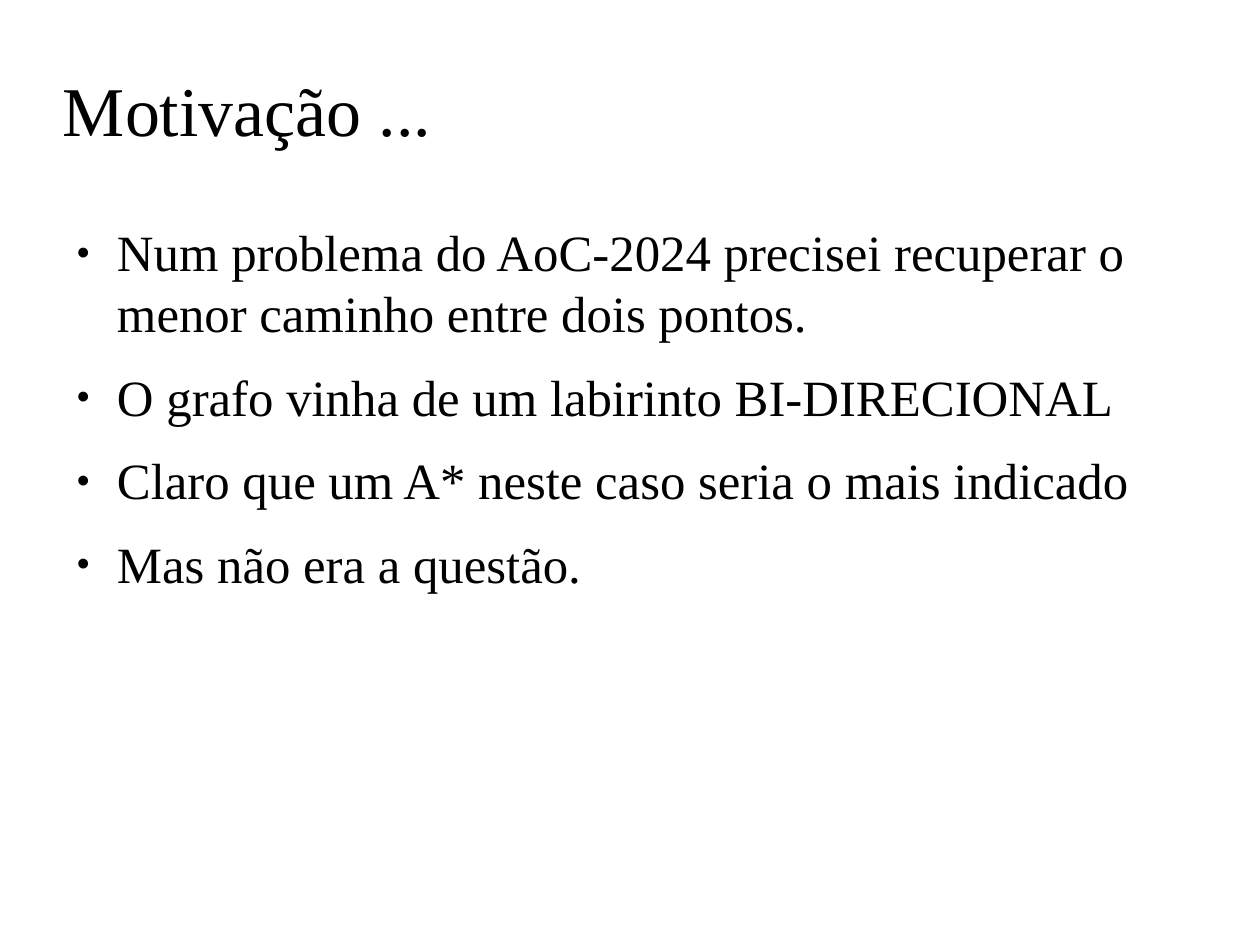
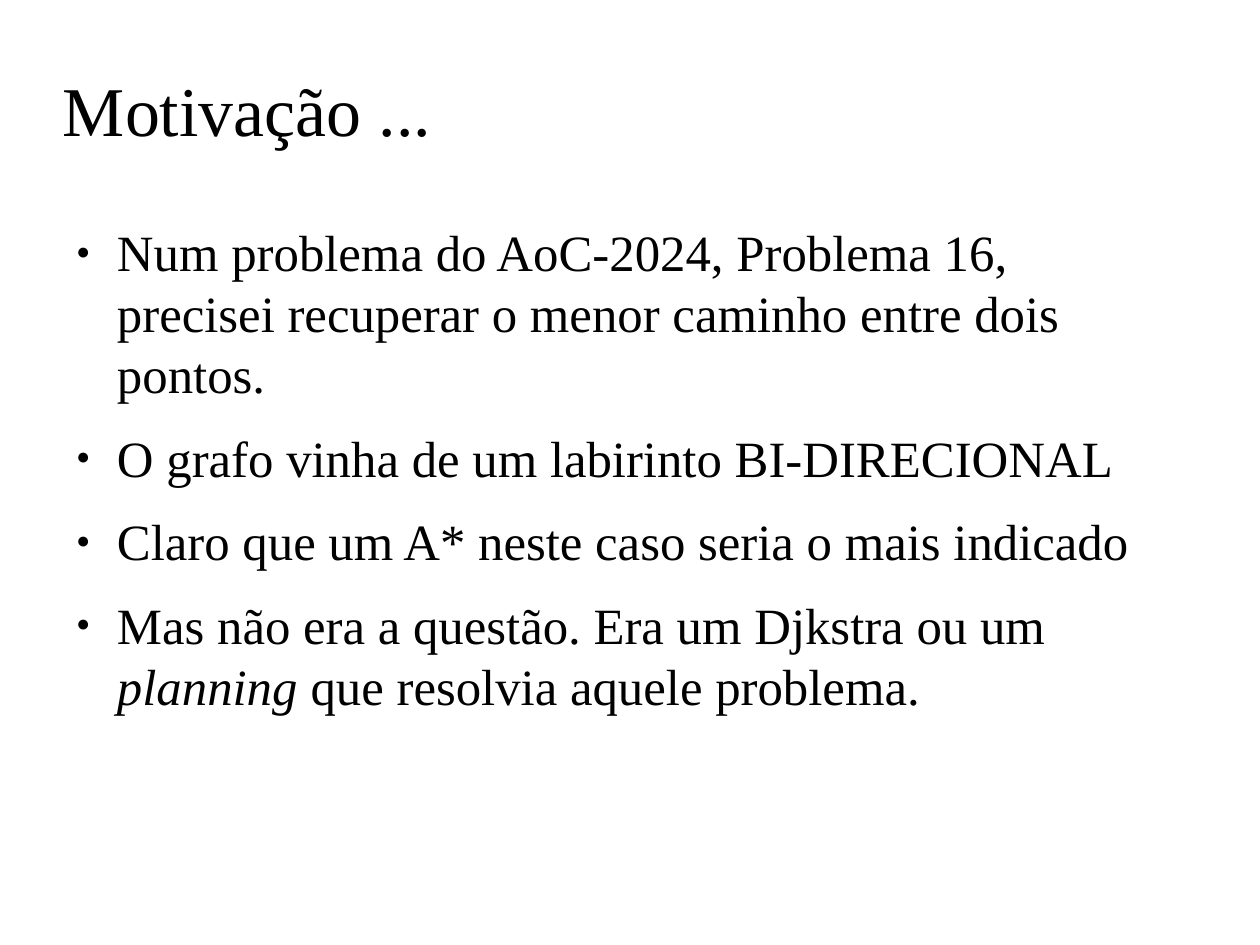
Before and after one commit to claudiosa/CCS, a slide deck: slide 2 of picat/YOUTUBE_BFS_PICAT/slides_bfs.odp. Drawn at 1260x945 pixels with LibreOffice and Linux fonts; fonts in the diff are those of the drawing; background and template pictures are left out. Boxes give left, top, right and bottom in pixels: in the first picture for what was removed or moved away, otherwise in the second. Text is boxed around its words. In the diff, an @@ line names an element or a change of style, - is before the commit and + after.

```diff
--- a/picat/YOUTUBE_BFS_PICAT/slides_bfs.odp
+++ b/picat/YOUTUBE_BFS_PICAT/slides_bfs.odp
@@ text at <box>117,235,1059,404</box>: text changed @@
-● Num problema do AoC-2024 precisei recuperar o menor caminho entre dois pontos.
+● Num problema do AoC-2024, Problema 16, precisei recuperar o menor caminho entre dois pontos.
@@ text at <box>117,608,1045,715</box>: text changed @@
-● Mas não era a questão.
+● Mas não era a questão. Era um Djkstra ou um planning que resolvia aquele problema.
```
Also in this commit, not shown: 3 other slides changed, 1 slide added, 3 other files.
